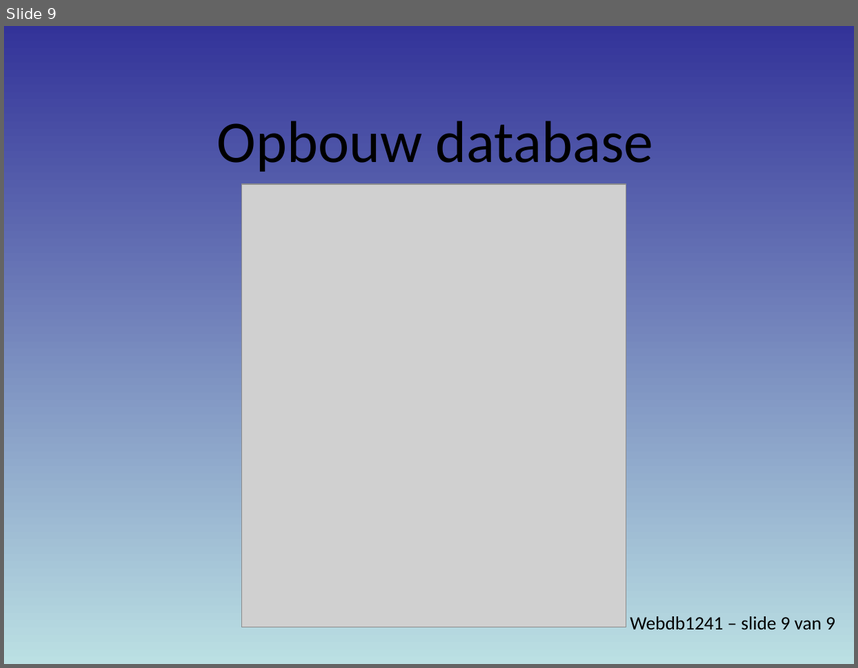
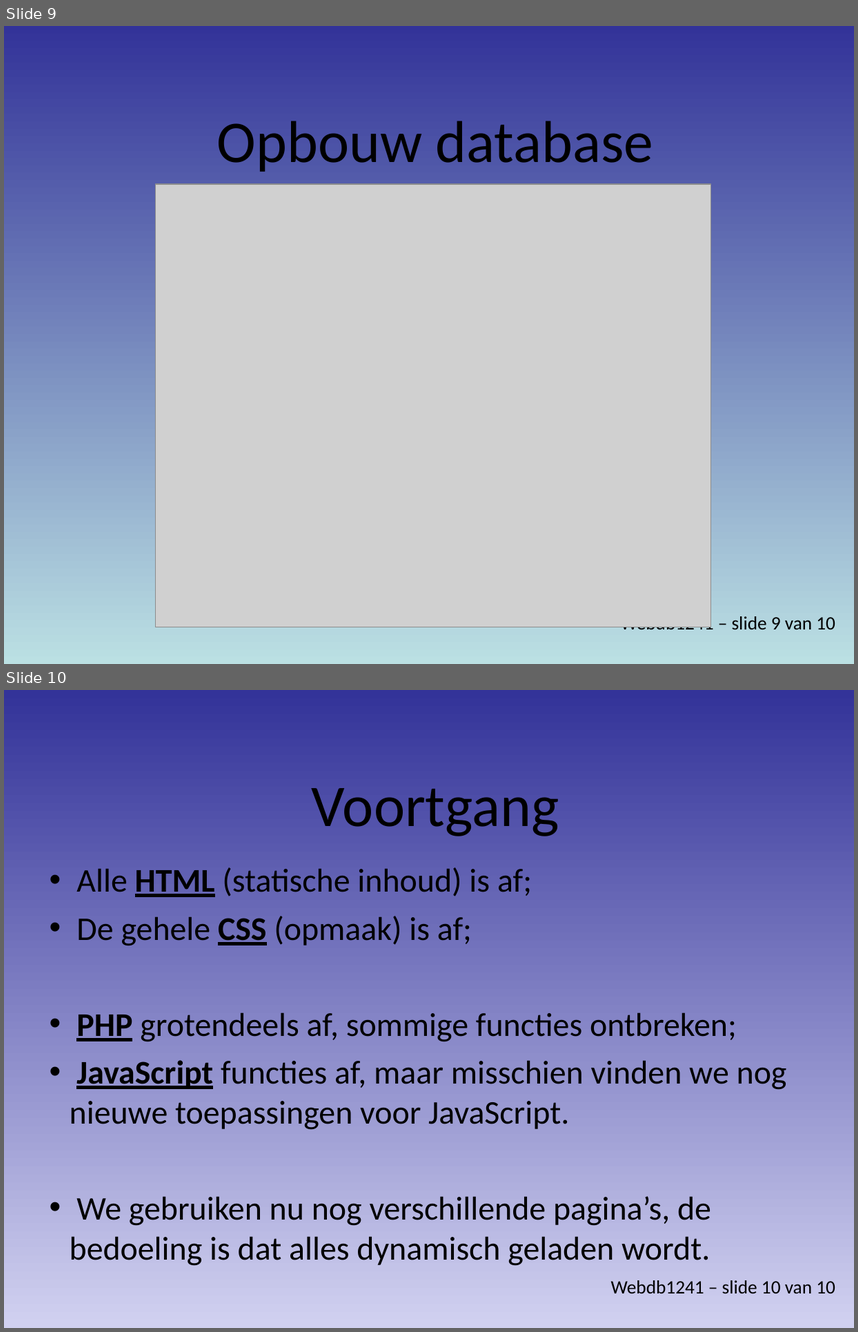
Before and after one commit to MaartenJager/Public_Agenda, a slide deck: Presentation1.ppt. Shown one above the other, each under a label of ours: slide 9 before the commit, slides 9 and 10 after it. The pictures are 858x668 and 858x1332 pixels, drawn with LibreOffice and Linux fonts; fonts in the diff are those of the drawing; grey boxes stand for pictures. Boxes give left, top, right and bottom in pixels: in the first picture for what was removed or moved away, otherwise in the second. Text is boxed around its words. In the diff, an @@ line names an element or a change of style, - is before the commit and + after.

```diff
--- a/Presentation1.ppt
+++ b/Presentation1.ppt
@@ slide 10 added at [4, 690, 854, 1328], background gradient #333399 to #D1D1F0 @@
@@ title added at [312, 788, 559, 836], 50 pt, text #000000 @@
+Voortgang
@@ subtitle added at [70, 867, 787, 1265], 28 pt, text #000000 @@
+• Alle HTML (statische inhoud) is af;
+• De gehele CSS (opmaak) is af;
+• PHP grotendeels af, sommige functies ontbreken;
+• JavaScript functies af, maar misschien vinden we nog nieuwe toepassingen voor JavaScript.
+• We gebruiken nu nog verschillende pagina’s, de bedoeling is dat alles dynamisch geladen wordt.
@@ text added at [611, 1280, 835, 1294], 16 pt, text #000000 @@
+Webdb1241 – slide 10 van 10
@@ slide 9 changed as well @@
@@ picture: place and size @@
-picture at [242, 184, 626, 627]
+picture at [155, 184, 711, 627]
@@ text at [621, 613, 835, 630]: text changed @@
-Webdb1241 – slide 9 van 9
+Webdb1241 – slide 9 van 10
```
Also in this commit, not shown: 7 other slides changed, 1 other file.
